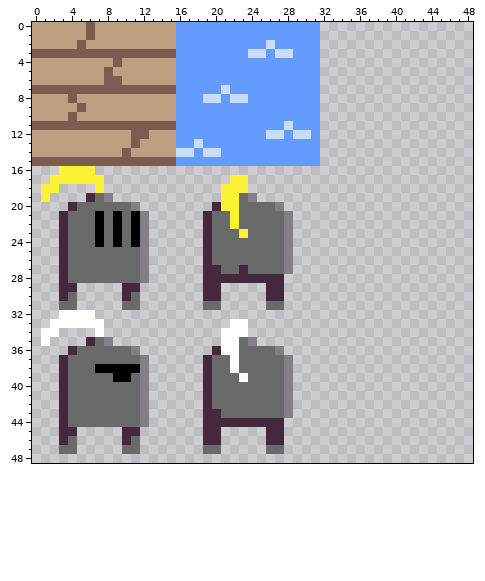
One commit to this pixel-art file: assets/images.aseprite. The picture above is the old version.
64x64 pixels, 1 frame. Shown: x 0..48, y 0..48. The old version is drawn lined up with the new one.
The same view after the edit:
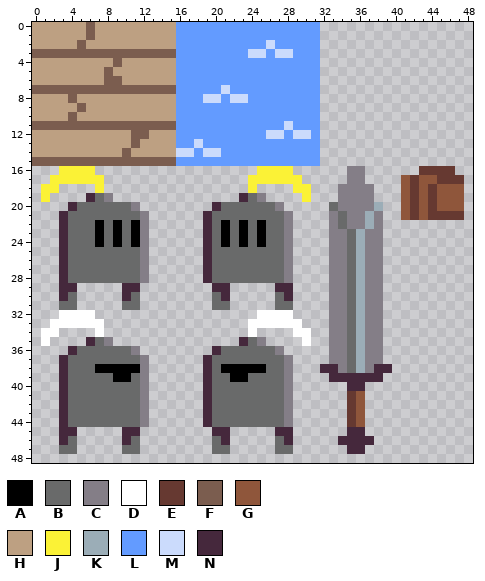
Palette (. is transparent): A #000000  B #696a6a  C #847e87  D #ffffff  E #663931  F #7b5d4f  G #8f563b  H #bda082  J #fbf236  K #9badb7  L #639bff  M #cbdbfc  N #45283c
From old to new:
drawings rearranged on the sheet (the old picture shows each at its new place; 3 dropped ones are not shown)
Changed rows in their new state; - is an unchanged pixel.
first column x 7:
16 ------------------JJJJ------CC------EEEE-
17 ---------------..JJJJJJ-----CC----GEGGEEE
18 --------------...J----JJ---CCCC---GEGEGGG
19 --------------..NBC----J---CCCC---GEGEGGG
20 --------------BB----------BCCCCK--GEGEGGG
21 B-B-B----------B----------CBCCKC--GEGEEEE
22 --------------ABA-A-------CBCCKC---------
23 --------------A-A-A-------CCBKCC---------
24 --------------A-A-A-------CCBKCC---------
25 --------------------------CCBKCC---------
26 --------------------------CCBKCC---------
27 -------------B--B---------CCBKCC---------
28 -------------BBBBBBBBC----CCBKCC---------
29 ------------.-N----.-N----CCBKCC---------
30 ------------.BN----.BN----CCBKCC---------
31 ------------.-B----.-B----CCBKCC---------
32 ------------------DDDD----CCBKCC---------
33 ---------------..DDDDDD---CCBKCC---------
34 --------------...D----DD--CCBKCC---------
35 --------------..NBC----D--CCBKCC---------
36 --------------BB----------CCBKCC---------
37 ---------------B----------CCBKCC---------
38 --------------AAAAA------NNCBKCNN--------
39 ---------------AA---------NNNNNN---------
40 ----------------------------NN-----------
41 ----------------------------EG-----------
42 ----------------------------EG-----------
43 -------------B--------------EG-----------
44 -------------BBBBBBBBC------EG-----------
45 ------------.-N----.-N------NN-----------
46 ------------.BN----.BN-----NNNN----------
47 ------------.-B----.-B------NN-----------
